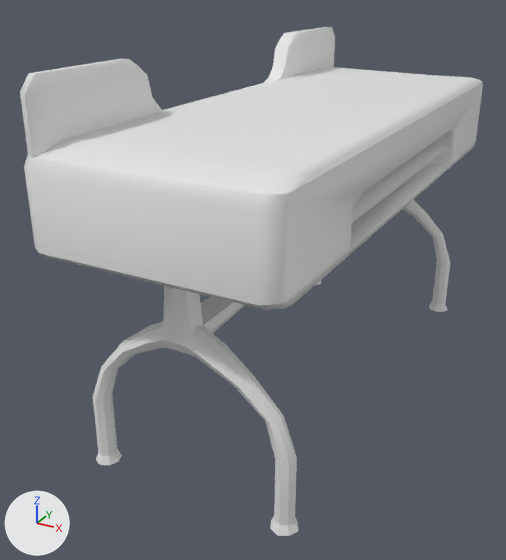
The FBX model Assets/Art/em/assets/desk.fbx, before and after one commit.
The view is the same before and after, from a 50 mm camera at (1.61, -3.6, 2.36) aimed at (-0.22, -0.27, 0.69). Lighting does not change. The marker at lower left points along +X, +Y and +Z. Where no turn or scale is listed for an object, it has been applied to the vertices.

Names of what the first picture shows: 'bo.desk'.
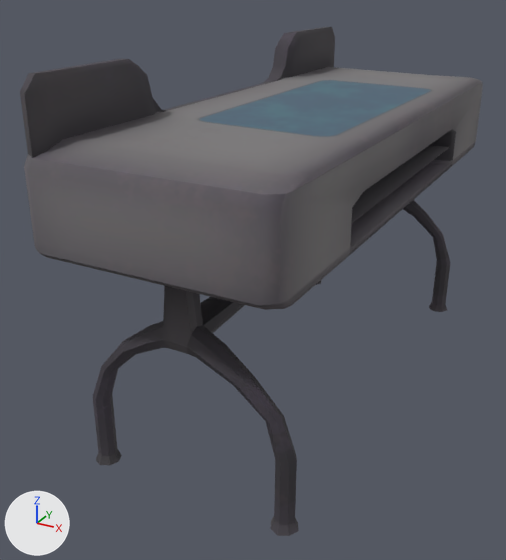
The newer file is also rescaled (x0.424), turned or shifted as a whole; pictures and numbers use the older file's frame.

What changed in the scene script:
```text
Add img_t_desk_defaultmaterial_basemap_png:
    img_t_desk_defaultmaterial_basemap_png = load_image('T_desk_DefaultMaterial_BaseMap.png', '../textures/T_desk_DefaultMaterial_BaseMap.png', 2048, 2048, 'sRGB')
Add mat_material_006:
    mat_material_006 = principled_material('Material.006')
    mat_material_006.texture = img_t_desk_defaultmaterial_basemap_png
    mat_material_006.roughness = 0.821
Change me_cube_007:
    where me_cube_007.from_pydata(...)  # 480 vertices, 473 faces; spans x -0.61..0.61, y -1.6..1.6, z 0.0..1.99
    add me_cube_007.materials.append(mat_material_006)  # picture img_t_desk_defaultmaterial_basemap_png
```

Boxes [x1, y1, x2, y2] around the edits, measured in the pictures (506 x 560 px):
'bo.desk', recoloured (white to grey)
    both: [20, 27, 483, 536]
